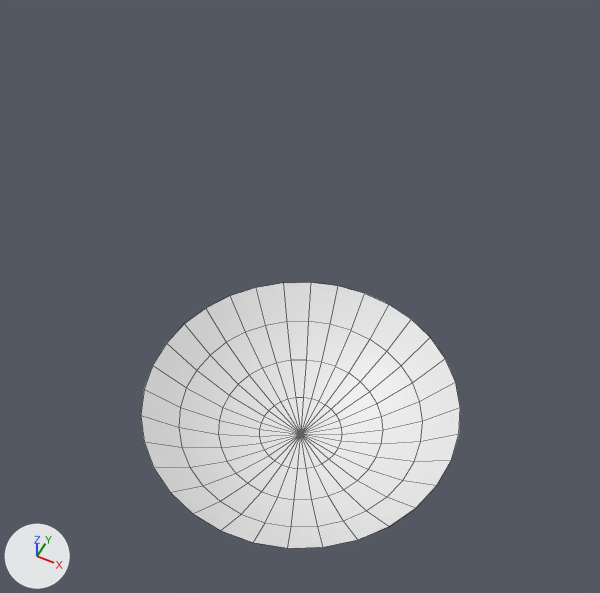
Renders of the FBX model Assets/Environment/BackgroundMesh.FBX from each side of a commit.
Camera for both pictures: a 50 mm lens placed at (954.0, -1915.0, 2367.0), pointed at (-30.0, 53.0, -92.0). The lights are fixed; the arrows at lower left show +X, +Y and +Z. Mesh edges are drawn as thin lines. Where no turn or scale is listed for an object, it has been applied to the vertices.
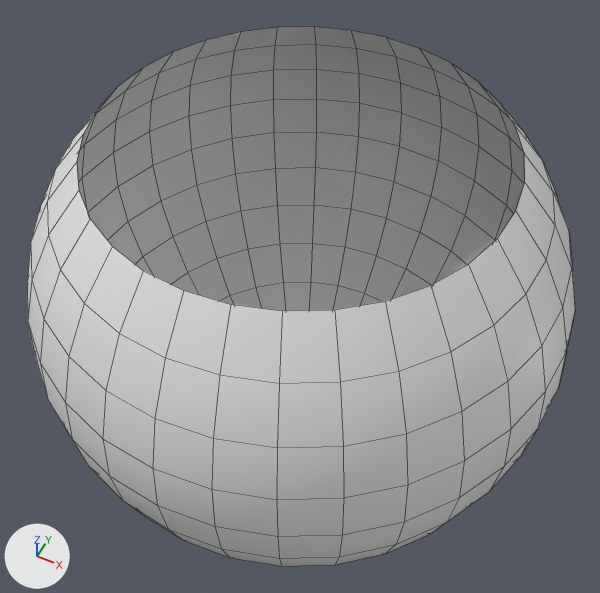
Where the change shows, as pixel boxes (x1, y1, x2, y2) in the pictures (600 x 593 px):
```json
{"object": "Sphere002", "change": "reshaped", "before": [141, 282, 460, 548], "after": [27, 27, 575, 566], "on screen": "72% wider, 102% taller"}
{"part": 1, "of": "me_mesh", "change": "added", "after": [27, 27, 575, 566]}
```

Edits to the scene script, one JSON object a line:
```json
{"block": "me_mesh", "where": "# used by ob_sphere002; location = (0.0, 0.0, 0.0)"}
{"op": "remove", "block": "me_mesh", "code": "me_mesh.from_pydata(...)  # 129 vertices, 128 faces; spans x -707.0..707.0, y -707.0..707.0, z -1000.0..-707.0"}
{"op": "add", "block": "me_mesh", "code": "me_mesh.from_pydata(...)  # 385 vertices, 384 faces; spans x -1000.0..1000.0, y -1000.0..1000.0, z -1000.0..707.0"}
{"block": "me_mesh", "change": "me_mesh part 1"}
{"block": "me_mesh", "change": "256 vertices are added at x -1000.0..1000.0, y -1000.0..1000.0, z -556.0..707.0"}
{"block": "me_mesh", "change": "256 new faces join them"}
```
